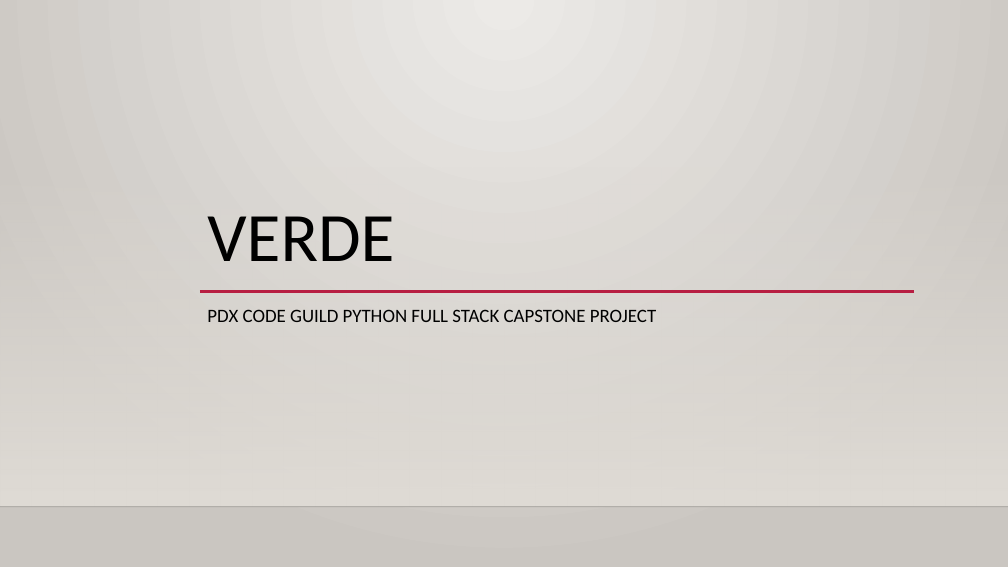
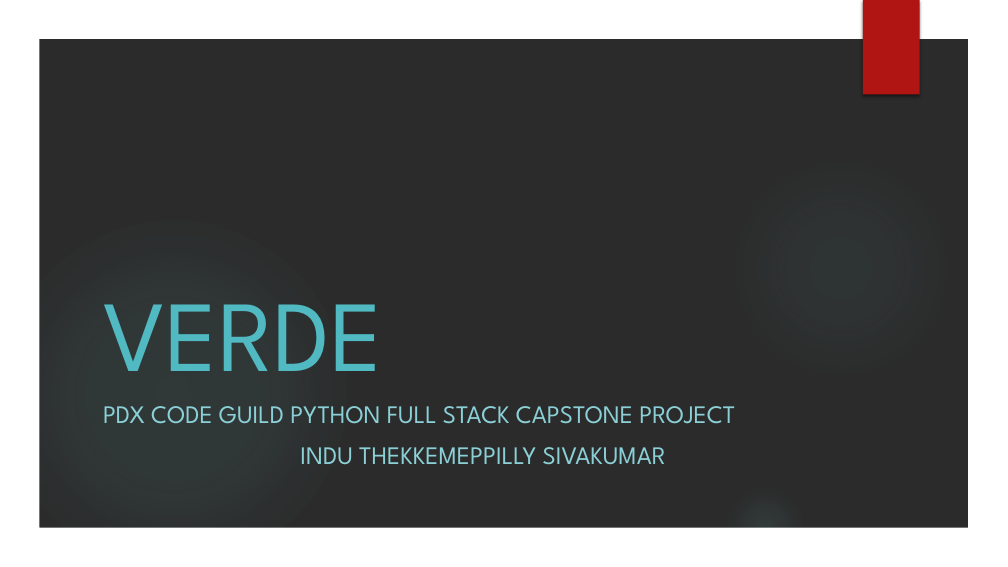
Before and after one commit to induts/Capstone, a slide deck: slide 1 of VERDE.pptx. Drawn at 1008x567 pixels with LibreOffice and Linux fonts; fonts in the diff are those of the drawing; background and template pictures are left out; a plain dark background stands for a picture behind light text. Boxes give left, top, right and bottom in pixels: in the first picture for what was removed or moved away, otherwise in the second. Text is boxed around its words. In the diff, an @@ line names an element or a change of style, - is before the commit and + after.

Commit message:
update 02/19

```diff
--- a/VERDE.pptx
+++ b/VERDE.pptx
@@ background gradient #ECEAE7 to #CAC7C1 to picture (left out) @@
@@ group added at box(0, 0, 1008, 567): 3 ellipses, 1 freeform shape @@
@@ rectangle added at box(863, 0, 920, 95), fill #B01513 @@
@@ rectangle removed at box(0, 167, 1008, 507) @@
@@ title "VERDE": place and size @@
-title "VERDE" at box(207, 216, 394, 261)
+title "VERDE" at box(103, 304, 384, 371)
@@ title "VERDE" at box(103, 304, 384, 371): size 66 to 96 pt, font Calibri to League Spartan, text colour #000000 to #50B9C1; line spacing 0.9 to 1 @@
@@ line removed from (200, 292) to (914, 292) @@
@@ subtitle "PDX CODE GUILD PYTHON FULL ...": place and size @@
-subtitle "PDX CODE GUILD PYTHON FULL ..." at box(207, 309, 657, 322)
+subtitle "PDX CODE GUILD PYTHON FULL ..." at box(103, 406, 735, 465)
@@ subtitle at box(103, 406, 735, 424): size 18 to 24 pt, font Calibri to League Spartan, text colour #000000 to #8AD0D6 in "PDX CODE GUILD PYTHON FULL STACK CAPSTONE ..."; line spacing 1.2 to 1 @@
@@ subtitle at box(300, 447, 666, 465): paragraph added @@
+INDU THEKKEMEPPILLY SIVAKUMAR
@@ line removed from (0, 507) to (1008, 507) @@
```
Also in this commit, not shown: 8 slides added, 1 slide removed.
